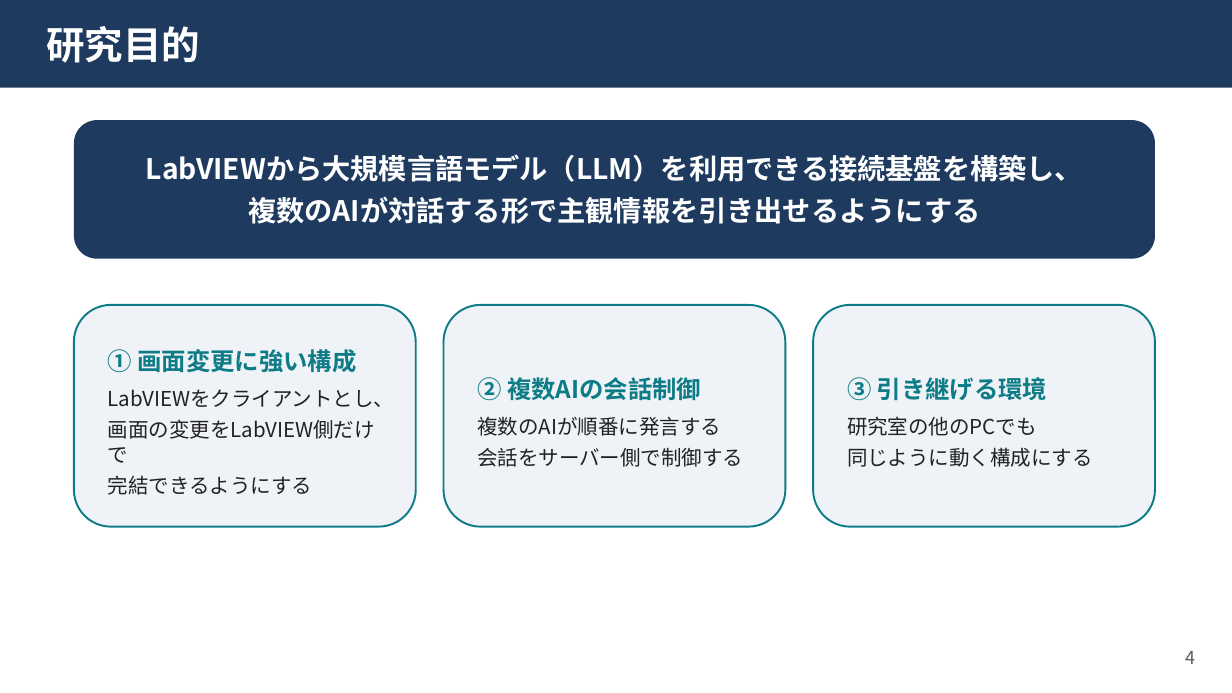
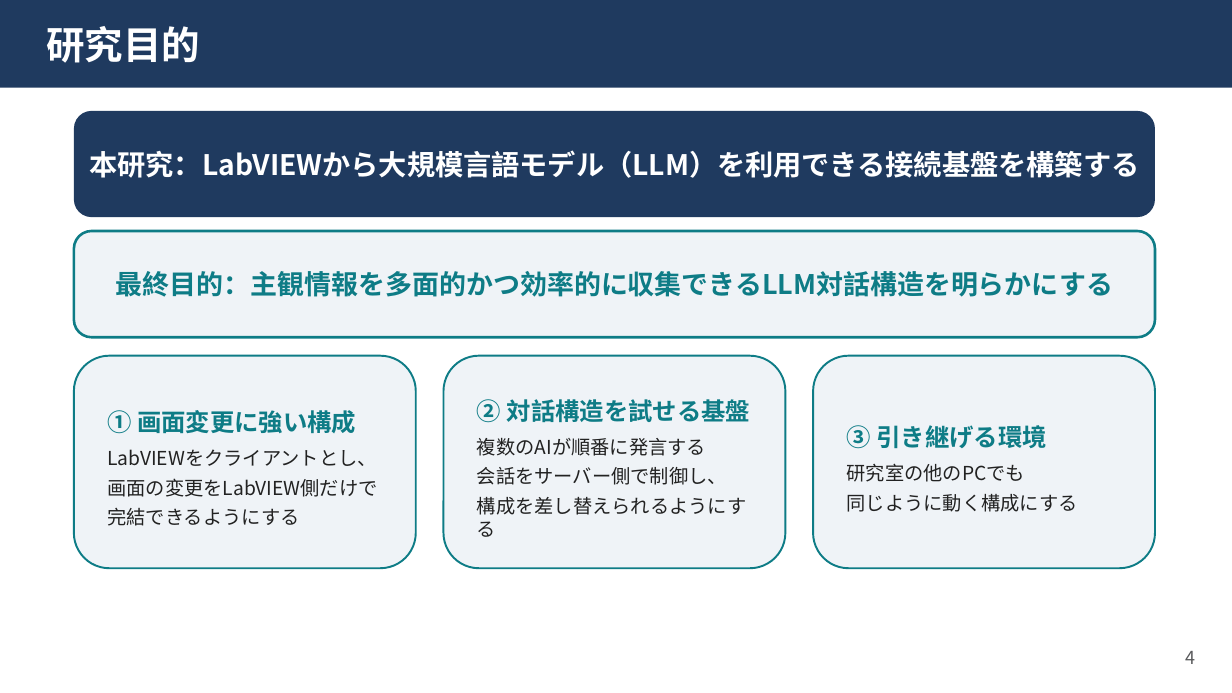
Before and after one commit to kaito3061/Trilogue1, a slide deck: slide 5 of docs/export/中間発表_柴尾.pptx. Drawn at 1232x693 pixels with LibreOffice and Linux fonts; fonts in the diff are those of the drawing. Boxes give left, top, right and bottom in pixels: in the first picture for what was removed or moved away, otherwise in the second. Text is boxed around its words. In the diff, an @@ line names an element or a change of style, - is before the commit and + after.

```diff
--- a/docs/export/中間発表_柴尾.pptx
+++ b/docs/export/中間発表_柴尾.pptx
@@ rounded rectangle "本研究：LabVIEWから大規模言語モデル（LLM）を利用できる接続基盤を構築する": place and size @@
-rounded rectangle "本研究：LabVIEWから大規模言語モデル（LLM）を利用できる接続基盤を構築する" at box(74, 120, 1155, 259)
+rounded rectangle "本研究：LabVIEWから大規模言語モデル（LLM）を利用できる接続基盤を構築する" at box(74, 111, 1155, 217)
@@ text in rounded rectangle at box(89, 150, 1139, 178): text changed @@
-LabVIEWから大規模言語モデル（LLM）を利用できる接続基盤を構築し、
-複数のAIが対話する形で主観情報を引き出せるようにする
+本研究：LabVIEWから大規模言語モデル（LLM）を利用できる接続基盤を構築する
@@ rounded rectangle added at box(74, 231, 1155, 337), fill #EFF3F7, outline #0E7C86 2 pt, 21 pt, text #0E7C86, bold @@
+最終目的：主観情報を多面的かつ効率的に収集できるLLM対話構造を明らかにする
@@ rounded rectangle "① 画面変更に強い構成": place and size @@
-rounded rectangle "① 画面変更に強い構成" at box(74, 305, 416, 527)
+rounded rectangle "① 画面変更に強い構成" at box(74, 356, 416, 568)
@@ rounded rectangle "② 対話構造を試せる基盤": place and size @@
-rounded rectangle "② 対話構造を試せる基盤" at box(444, 305, 786, 527)
+rounded rectangle "② 対話構造を試せる基盤" at box(444, 356, 786, 568)
@@ rounded rectangle "③ 引き継げる環境": place and size @@
-rounded rectangle "③ 引き継げる環境" at box(813, 305, 1155, 527)
+rounded rectangle "③ 引き継げる環境" at box(813, 356, 1155, 568)
@@ text in rounded rectangle at box(477, 399, 750, 423): text changed @@
-② 複数AIの会話制御
+② 対話構造を試せる基盤
@@ text in rounded rectangle at box(107, 449, 377, 526): size 16 to 15 pt in "LabVIEWをクライアントとし、", "画面の変更をLabVIEW側だけで", "完結できるようにする" @@
@@ text in rounded rectangle at box(477, 438, 706, 456): size 16 to 15 pt in "複数のAIが順番に発言する" @@
@@ text in rounded rectangle at box(477, 467, 747, 537): text changed; size 16 to 15 pt @@
-会話をサーバー側で制御する
+会話をサーバー側で制御し、
+構成を差し替えられるようにする
@@ text in rounded rectangle at box(847, 463, 1078, 512): size 16 to 15 pt in "研究室の他のPCでも", "同じように動く構成にする" @@
```
Also in this commit, not shown: 12 other slides changed, 1 slide added, 3 slides removed, 3 other files.
